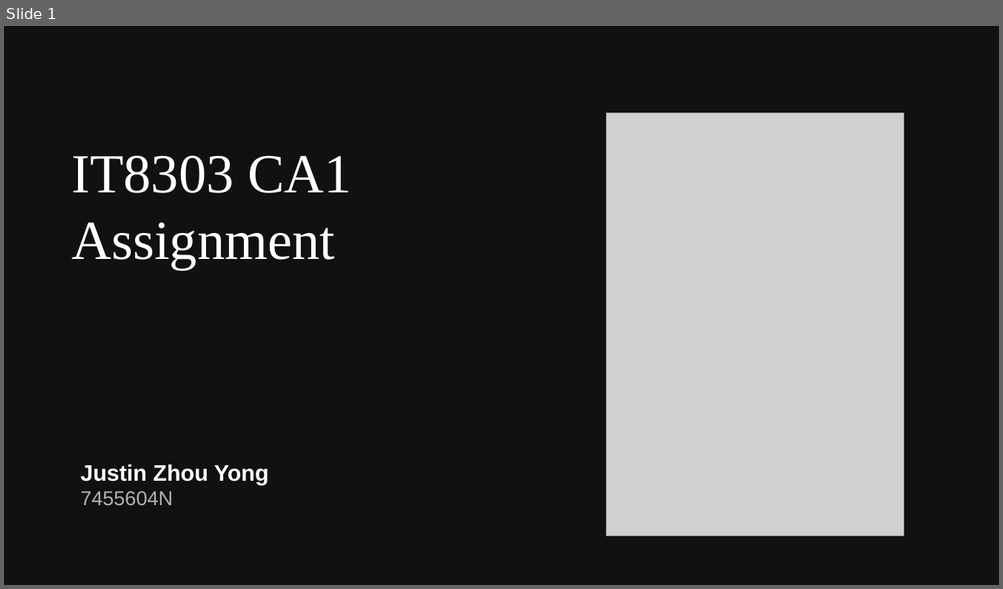
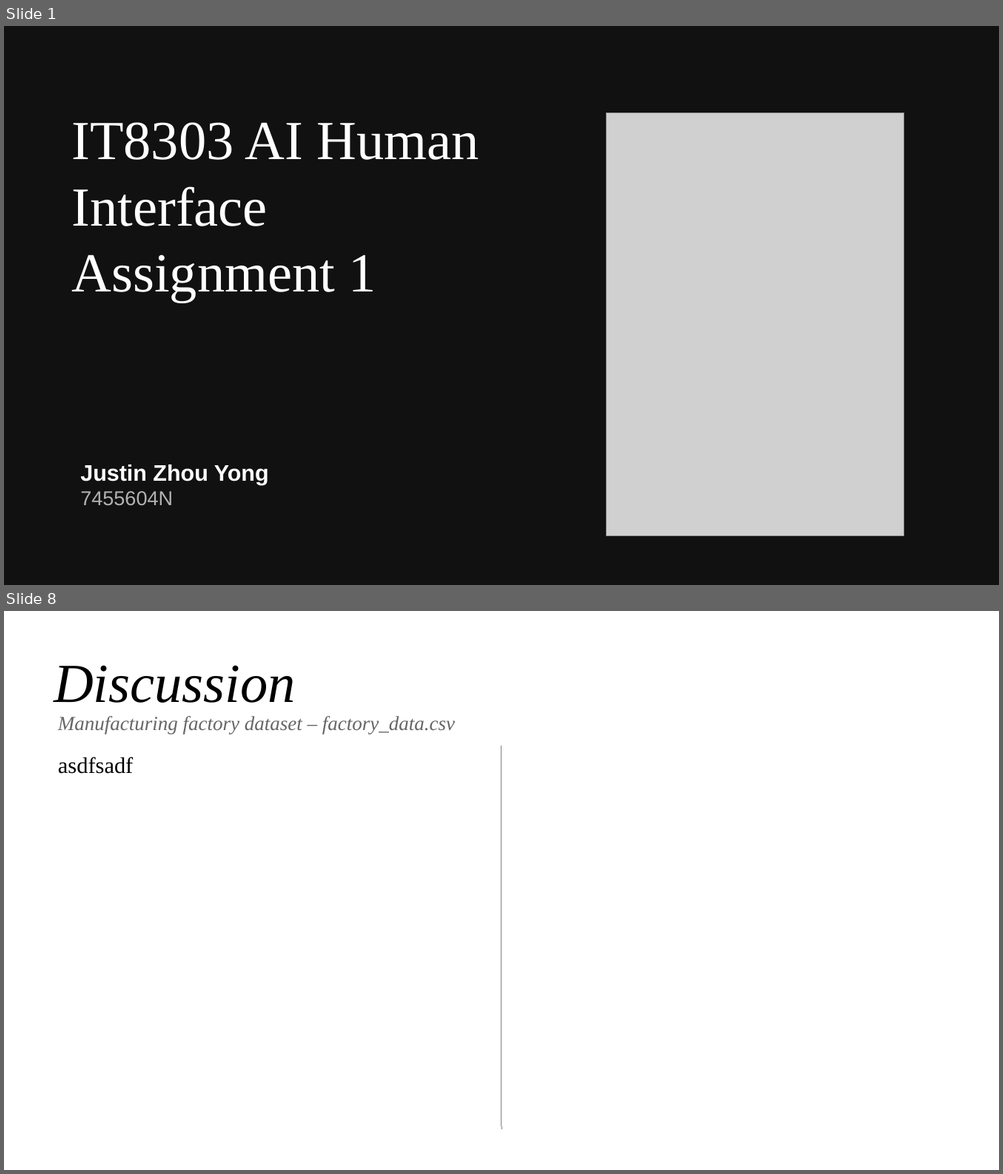
Before and after one commit to juzhyo/IT8303-AI-Human-Interface, a slide deck: ca1/slides.odp. Shown one above the other, each under a label of ours: slide 1 before the commit, slides 1 and 8 after it; the slides between them are not shown. The pictures are 1003x589 and 1003x1174 pixels, drawn with LibreOffice and Linux fonts; fonts in the diff are those of the drawing; grey boxes stand for pictures. Boxes give left, top, right and bottom in pixels: in the first picture for what was removed or moved away, otherwise in the second. Text is boxed around its words. In the diff, an @@ line names an element or a change of style, - is before the commit and + after.

```diff
--- a/ca1/slides.odp
+++ b/ca1/slides.odp
@@ slide 8 added at (4,611,999,1170), background #FFFFFF @@
@@ title added at (54,665,296,703), 44 pt, text #000000, italic @@
+Discussion
@@ text added at (58,716,455,734), 16 pt, text #666666, italic @@
+Manufacturing factory dataset – factory_data.csv
@@ text added at (58,757,133,774), 18 pt, text #000000 @@
+asdfsadf
@@ line added from (501, 746) to (501, 1130), #808080 0 pt @@
@@ slide 1 changed as well @@
@@ title at (71,122,478,302): text changed @@
-IT8303 CA1 Assignment
+IT8303 AI Human Interface Assignment 1
```
Also in this commit, not shown: 6 other slides added, 6 slides removed, 6 other files.
